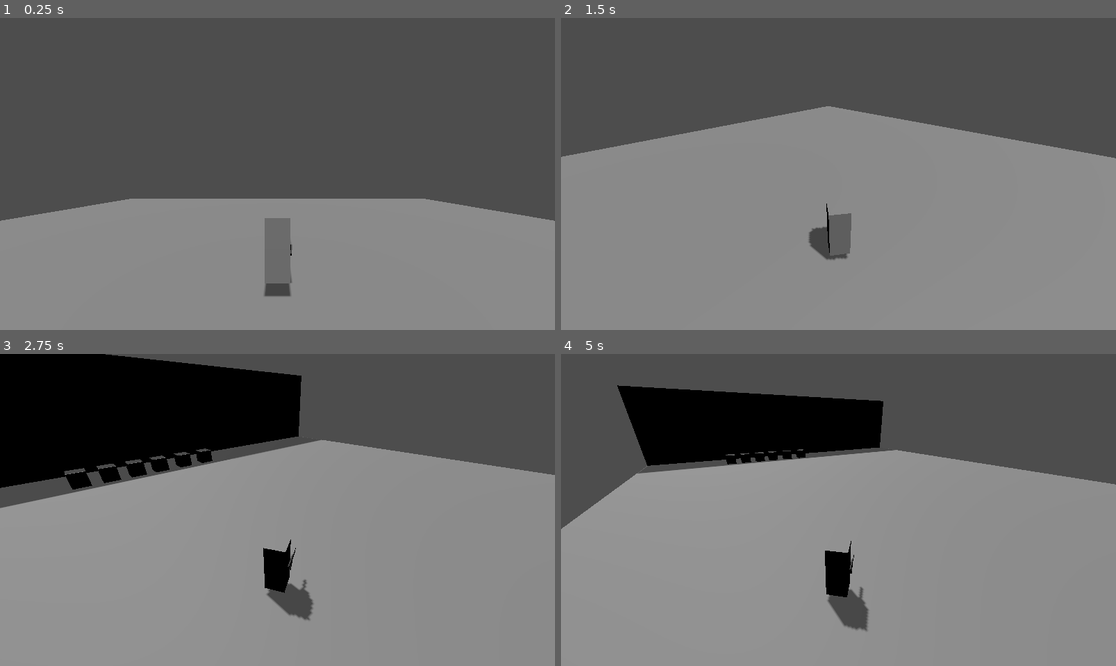
Above: before the commit, frames 1-4 (two rows, left to right).
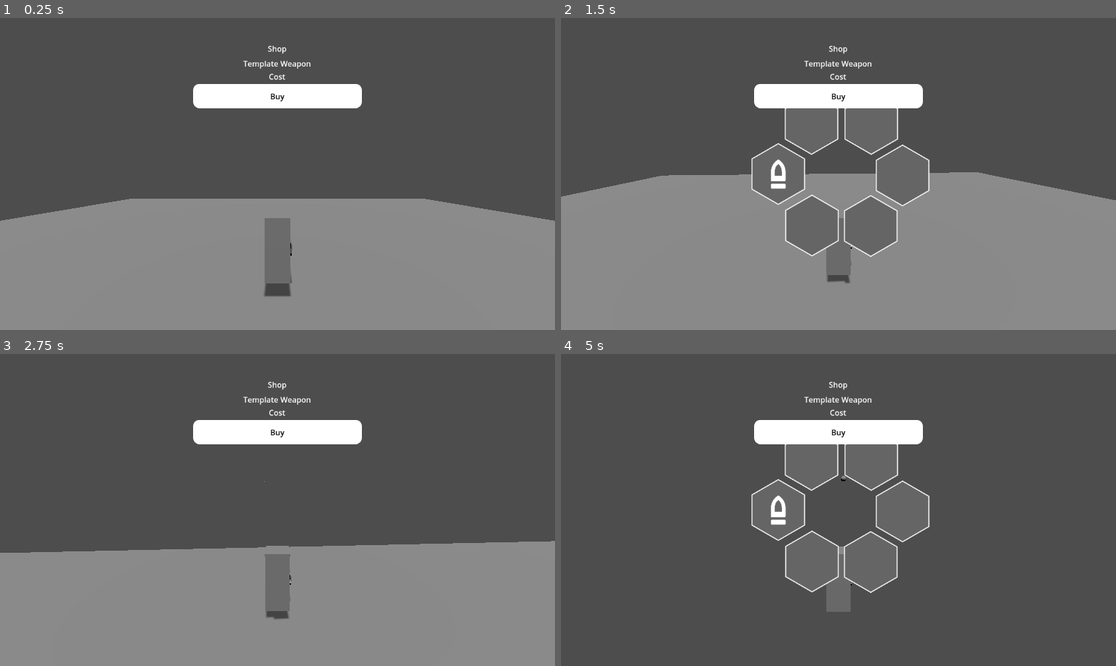
Above: after the commit, the same moments.

Repository: sarisman84/BrackeysGJ2024.2
Game: Godot game, scene res://Level/s_player_test.tscn
Two runs of this game, one before a commit and one after it. Both use one fixed random seed, a clock stepped at 60 frames per second and the inputs below. The project has no main scene, so this scene is started directly.
Inputs (mouse positions are in pixels of both pictures, inside the frame that each line leads up to):
- Up to frame 1 (0.25 s): no input
- Up to frame 2 (1.5 s): click (838, 96) at 0.5 s, where only the run after the commit has a clickable "Buy"; tap Enter at 1.25 s; move the mouse to (866, 174) at 1.27 s; hold W (move_forward) from 1.28 s (still down); tap Q (weapon_select) at 1.35 s
- Up to frame 3 (2.75 s): keep holding W (move_forward); tap Space (jump) at 1.52, 2.27 s; move the mouse to (249, 510) at 2.02 s; click (249, 510) at 2.1 s; tap Q (weapon_select) at 2.3 s
- Up to frame 4 (5 s): keep holding W (move_forward); move the mouse to (849, 503) at 2.77 s; tap Q (weapon_select) at 2.85, 3.6, 4.55 s; move the mouse to (832, 516) at 3.52 s; tap Space (jump) at 3.77, 4.52 s; move the mouse to (877, 513) at 4.27 s; press the mouse at (877, 513) at 4.28 s

The runs differ from the first frame. In frame 1, 2.5% of the frame differs, in the area x 34-66%, y 8-75%; in frame 2, 22%; in frame 3, 46%; in frame 4, 72%, in the area x 0-100%, y 8-100%.
Error before the commit: Parse Error: Invalid cast. Cannot convert from "Node" to "BaseWeapon". (res://Weapons/Scripts/weapon_manager.gd:29)

Commit message:
Added Item Registry (prep for Shop). Did some cleanup to powerups among other things. Started on some quick UI work for the shop.

Diff:
--- /dev/null
+++ b/Global/Scripts/baseresource.gd
@@ -0,0 +1,2 @@
+class_name BaseResource
+extends Resource
--- a/Global/Scripts/item_registry.gd
+++ b/Global/Scripts/item_registry.gd
@@ -1,39 +1,10 @@
-@tool
 extends Node
 
-var item_registry : Array
+@export var item_registry : Array[BaseResource]
 
-func _get_property_list() -> Array[Dictionary]:
-	var prop : Array[Dictionary] = []
-
-	prop.append({
-		"name":"item_registry",
-		"type":TYPE_ARRAY,
-		"usage":PROPERTY_USAGE_DEFAULT,
-		"hint":PROPERTY_HINT_TYPE_STRING,
-		"hint_string":str("%d/%d:" + "BaseWeapon" + "/%d:"+ "BasePowerup") % \
-			[TYPE_OBJECT, PROPERTY_HINT_RESOURCE_TYPE, PROPERTY_HINT_RESOURCE_TYPE]
-	})
-
-	#prop.append({
-		#"name": "Item Registry",
-		#"type":TYPE_NIL,
-		#"usage": PROPERTY_USAGE_GROUP
-	#})
-	#for i in item_count:
-		#prop.append({
-			#"name": "Entry_" + String.num_int64(i),
-			#"type":TYPE_NIL,
-			#"usage": PROPERTY_USAGE_SUBGROUP
-		#})
-		#prop.append({
-			#"name" : "id",
-			#"type" : TYPE_STRING,
-			#"usage" : PROPERTY_USAGE_DEFAULT
-		#})
-		#prop.append({
-			#"name" : "data",
-			#"type" : TYPE_OBJECT,
-			#"usage" : PROPERTY_USAGE_DEFAULT
-		#})
-	return prop
+func get_item(item_name : String) -> Variant:
+	for i in item_registry:
+		print(i.resource_name)
+		if i.resource_path.contains(item_name):
+			return i.duplicate()
+	return null
--- a/Global/g_item_registry.tscn
+++ b/Global/g_item_registry.tscn
@@ -1,7 +1,9 @@
-[gd_scene load_steps=2 format=3 uid="uid://bmd01lp68f7ki"]
+[gd_scene load_steps=4 format=3 uid="uid://bmd01lp68f7ki"]
 
 [ext_resource type="Script" path="res://Global/Scripts/item_registry.gd" id="1_kocur"]
+[ext_resource type="Resource" uid="uid://bt6ssj3ejtk4a" path="res://Weapons/Types/machine_gun.tres" id="2_n51hm"]
+[ext_resource type="Script" path="res://Global/Scripts/baseresource.gd" id="2_xehv7"]
 
 [node name="item_registry" type="Node"]
 script = ExtResource("1_kocur")
-item_registry = Array[Object]([null])
+item_registry = Array[ExtResource("2_xehv7")]([ExtResource("2_n51hm")])
--- a/Player/Scripts/camera_controller.gd
+++ b/Player/Scripts/camera_controller.gd
@@ -18,9 +18,9 @@
 	rotate_y(m_mouse_delta.x)
 	pitch_pivot.rotate_x(m_mouse_delta.y)
 	pitch_pivot.rotation.x = clamp(pitch_pivot.rotation.x, -0.5, 0.5)
-	if weapon_manager.selected_weapon != null:
-		weapon_manager.selected_weapon.rotate_x(m_mouse_delta.y)
-		weapon_manager.selected_weapon.rotation.x = clamp(pitch_pivot.rotation.x, -0.5, 0.5)
+	#if weapon_manager.selected_weapon != null:
+		#weapon_manager.selected_weapon.rotate_x(m_mouse_delta.y)
+		#weapon_manager.selected_weapon.rotation.x = clamp(pitch_pivot.rotation.x, -0.5, 0.5)
 	m_mouse_delta = Vector2.ZERO
 
 func _unhandled_input(event : InputEvent) -> void:
--- a/Player/Scripts/weapon_select.gd
+++ b/Player/Scripts/weapon_select.gd
@@ -34,10 +34,13 @@
 	on_weapon_select_start.emit()
 	visible = true
 
-	for i in range(weapon_manager.m_weapon_inventory.size()):
+	var weapon_inv = weapon_manager.m_weapon_inventory
+	var key_reg = weapon_inv.keys()
+	for i in range(weapon_inv.size()):
 		var b := m_weapon_buttons[i]
-		var weapon := weapon_manager.m_weapon_inventory[i]
+		var weapon : BaseWeapon = weapon_inv[key_reg[i]]
 		var icon_holder = b.get_child(0) as TextureRect
+
 		icon_holder.texture = weapon.icon
 		b.button_down.connect(m_on_weapon_select.bind(weapon_manager, i))
 		m_weapon_labels[i] = weapon.display_name
--- a/Player/p_player.tscn
+++ b/Player/p_player.tscn
@@ -1,16 +1,43 @@
-[gd_scene load_steps=10 format=3 uid="uid://clmojr6n6jc32"]
+[gd_scene load_steps=13 format=3 uid="uid://clmojr6n6jc32"]
 
 [ext_resource type="Script" path="res://Player/Scripts/avatar_controller.gd" id="1_f0er1"]
 [ext_resource type="Script" path="res://Player/Scripts/camera_controller.gd" id="2_4jt2a"]
 [ext_resource type="PackedScene" uid="uid://6klxf7f7gsbv" path="res://Weapons/p_weapon_manager.tscn" id="3_h2gkg"]
-[ext_resource type="PackedScene" uid="uid://bo5hm4bfndpx7" path="res://Weapons/p_machine_gun.tscn" id="4_stvfv"]
 [ext_resource type="PackedScene" uid="uid://3jx3xah31atk" path="res://Interactables/p_health_manager.tscn" id="5_y2spw"]
 [ext_resource type="Script" path="res://Player/Scripts/weapon_select.gd" id="6_ivl8j"]
 [ext_resource type="PackedScene" uid="uid://bqkqv0h1qxo78" path="res://Player/UI/Weapon_Select/ui_weapon_button.tscn" id="7_8oa7h"]
+[ext_resource type="Script" path="res://addons/shape_texture_2d/shape_texture_2d.gd" id="7_wgioa"]
+[ext_resource type="Script" path="res://addons/shape_texture_2d/drawable_rectangle.gd" id="8_r6yrd"]
 
 [sub_resource type="CapsuleShape3D" id="CapsuleShape3D_55xom"]
 
 [sub_resource type="SphereShape3D" id="SphereShape3D_6bpmn"]
+
+[sub_resource type="Resource" id="Resource_r58bi"]
+script = ExtResource("8_r6yrd")
+corner_rounding = 12.5
+
+[sub_resource type="Texture2D" id="Texture2D_wnb1d"]
+resource_local_to_scene = false
+resource_name = ""
+script = ExtResource("7_wgioa")
+size = Vector2i(350, 50)
+shape = SubResource("Resource_r58bi")
+fill_type = 0
+fill_color = Color(1, 1, 1, 1)
+fill_from = Vector2(0, 0)
+fill_to = Vector2(1, 0)
+fill_repeat = "pad"
+stroke_type = 0
+stroke_width = 0.0
+stroke_color = Color(0, 0, 0, 1)
+stroke_from = Vector2(0, 0)
+stroke_to = Vector2(1, 0)
+stroke_repeat = "pad"
+stroke_joint = "round"
+offset = Vector2(0, 0)
+rotation = 0.0
+scale = Vector2(1, 1)
 
 [node name="player" type="CharacterBody3D" groups=["Player"]]
 script = ExtResource("1_f0er1")
@@ -41,14 +68,12 @@
 unique_name_in_owner = true
 transform = Transform3D(1, 0, 0, 0, 1, 0, 0, 0, 1, 0.345628, 0, -0.292966)
 
-[node name="machine_gun" parent="model/weapon_manager" instance=ExtResource("4_stvfv")]
-transform = Transform3D(1, 0, 0, 0, 1, 0, 0, 0, 1, -0.00572276, 0, 0)
-
 [node name="health_manager" parent="." instance=ExtResource("5_y2spw")]
 collision_layer = 4
 collision_mask = 0
 
 [node name="weapon_select" type="CanvasLayer" parent="."]
+visible = false
 script = ExtResource("6_ivl8j")
 
 [node name="weapon_button" parent="weapon_select" instance=ExtResource("7_8oa7h")]
@@ -102,3 +127,56 @@
 fit_content = true
 scroll_active = false
 shortcut_keys_enabled = false
+
+[node name="shop" type="CanvasLayer" parent="."]
+
+[node name="VBoxContainer" type="VBoxContainer" parent="shop"]
+anchors_preset = 15
+anchor_right = 1.0
+anchor_bottom = 1.0
+offset_left = 211.0
+offset_top = 52.0
+offset_right = -211.0
+offset_bottom = -52.0
+grow_horizontal = 2
+grow_vertical = 2
+
+[node name="shop_title" type="Label" parent="shop/VBoxContainer"]
+layout_mode = 2
+text = "Shop"
+horizontal_alignment = 1
+
+[node name="icon" type="TextureRect" parent="shop/VBoxContainer"]
+layout_mode = 2
+
+[node name="title" type="Label" parent="shop/VBoxContainer"]
+layout_mode = 2
+text = "Template Weapon"
+horizontal_alignment = 1
+
+[node name="cost" type="Label" parent="shop/VBoxContainer"]
+layout_mode = 2
+text = "Cost"
+horizontal_alignment = 1
+
+[node name="Buy" type="TextureButton" parent="shop/VBoxContainer"]
+layout_mode = 2
+texture_normal = SubResource("Texture2D_wnb1d")
+stretch_mode = 5
+
+[node name="Label" type="Label" parent="shop/VBoxContainer/Buy"]
+layout_mode = 1
+anchors_preset = 8
+anchor_left = 0.5
+anchor_top = 0.5
+anchor_right = 0.5
+anchor_bottom = 0.5
+offset_left = -20.0
+offset_top = -11.5
+offset_right = 20.0
+offset_bottom = 11.5
+grow_horizontal = 2
+grow_vertical = 2
+theme_override_colors/font_color = Color(0, 0, 0, 1)
+text = "Buy"
+horizontal_alignment = 1
--- a/Powerups/Scripts/powerup.gd
+++ b/Powerups/Scripts/powerup.gd
@@ -1,5 +1,5 @@
-extends Resource
-class_name Powerup
+extends BaseResource
+class_name BasePowerup
 
 @export var name : String
 @export var model : Mesh
--- a/Powerups/Scripts/powerup_template.gd
+++ b/Powerups/Scripts/powerup_template.gd
@@ -1,6 +1,6 @@
 extends RigidBody3D
 
-@export var powerup_name : Powerup
+@export var powerup_name : BasePowerup
 
 signal powerup_obtained(name)
 
--- a/Weapons/p_machine_gun.tscn
+++ b/Weapons/Models/p_machine_gun.tscn
@@ -1,14 +1,6 @@
-[gd_scene load_steps=4 format=3 uid="uid://bo5hm4bfndpx7"]
-
-[ext_resource type="Script" path="res://Weapons/Scripts/machine_gun.gd" id="1_lsh8r"]
-[ext_resource type="PackedScene" uid="uid://cbkeumql2bbb0" path="res://Weapons/Bullets/p_default_bullet.tscn" id="2_qgu1u"]
-[ext_resource type="Texture2D" uid="uid://0k37q6nr1aoi" path="res://Weapons/Icons/rifle.png" id="3_35mq8"]
+[gd_scene format=3 uid="uid://bo5hm4bfndpx7"]
 
 [node name="machine_gun" type="Node3D"]
-script = ExtResource("1_lsh8r")
-bullet_instance = ExtResource("2_qgu1u")
-icon = ExtResource("3_35mq8")
-display_name = "Rifle"
 
 [node name="model" type="CSGCombiner3D" parent="."]
 transform = Transform3D(1, 0, 0, 0, 1, 0, 0, 0, 1, 0, -0.0259553, 0)
--- a/Weapons/Scripts/base_weapon.gd
+++ b/Weapons/Scripts/base_weapon.gd
@@ -1,11 +1,16 @@
-extends Resource
+extends BaseResource
 class_name BaseWeapon
 
+@export_group("Functional")
 @export var fire_rate : float = 0.5
 @export var clip_size : int = 10
+@export_group("Visual")
 @export_file("*.tscn") var model : String
 @export var icon : Texture2D
 @export var display_name : String
+@export_group("Costs")
+@export var weapon_cost : int = 10000
+@export var ammo_cost : int = 500
 
 var m_current_clip_size : int
 var m_barrel : Node3D
@@ -30,8 +35,23 @@
 	m_current_clip_size = max(m_current_clip_size, clip_size)
 	return true
 
+func instantiate_model(model_path : String) -> Node3D:
+	var scene : PackedScene = ResourceLoader.load(model_path)
+	var ins = scene.instantiate()
+	return ins
 
+func instantiate_weapon_model(anchor : Node3D) -> Node3D:
+	var m = instantiate_model(model)
+	anchor.add_child(m)
+	for child in m.get_children():
+		if child.name.to_lower().contains("barrel"):
+			m_barrel = child
+			break
+	return m
+
+func get_barrel() -> Node3D:
+	return m_barrel
 
 # Virtual function
-func fire() -> void:
+func fire(owner : Node3D) -> void:
 	pass
--- a/Weapons/Scripts/machine_gun.gd
+++ b/Weapons/Scripts/machine_gun.gd
@@ -1,13 +1,15 @@
+class_name MachineGun
 extends BaseWeapon
 
 @export var damage : float = 1.0
-@export var bullet_instance : PackedScene
+@export_file("*.tscn") var bullet_instance : String
 
-func fire() -> void:
+func fire(owner : Node3D) -> void:
 	assert(bullet_instance)
-	var ins = bullet_instance.instantiate() as Node3D
-	get_tree().root.add_child(ins)
-	ins.global_position = barrel_node.global_position
-	ins.look_at(ins.transform.origin + barrel_node.global_basis.z, Vector3.UP)
+	var ins = instantiate_model(bullet_instance)
+	owner.get_tree().root.add_child(ins)
+
+	ins.global_position = get_barrel().global_position
+	ins.look_at(ins.transform.origin + get_barrel().global_basis.z, Vector3.UP)
 	ins.init()
 	pass
--- a/Weapons/Scripts/weapon_manager.gd
+++ b/Weapons/Scripts/weapon_manager.gd
@@ -2,53 +2,55 @@
 extends Node3D
 
 var m_internal_clock : float
-
-var m_weapon_inventory : Array[BaseWeapon]
-
-var selected_weapon : BaseWeapon :
-	get():
-		if m_weapon_inventory.is_empty():
-			return null
-		return m_weapon_inventory[selected_weapon_index]
+var m_weapon_inventory : Dictionary
+var m_internal_weapon_models : Dictionary
 
 var fire_input : bool
-var selected_weapon_index : int :
+var selected_weapon : String :
 	set(value):
-		m_weapon_inventory[selected_weapon_index].visible = false
-		selected_weapon_index = value
+		m_set_all_weapon_visibility(false)
+		selected_weapon = value
 		m_internal_clock = 0
-		m_weapon_inventory[selected_weapon_index].visible = true
+		m_internal_weapon_models[value].visible = true
+
 
 func refill_ammo_for(weapon_type : String, refill_amount : int) -> bool:
-	for w in m_weapon_inventory:
-		if w.name.to_lower() == weapon_type.to_lower():
-			return w.refill_ammo(refill_amount)
-	return false
+	return m_weapon_inventory[weapon_type].refill_ammo(refill_amount)
 
-func add_weapon(new_weapon: PackedScene) -> void:
-	var weapon = new_weapon.instantiate() as BaseWeapon
+func add_weapon(new_weapon: String) -> void:
+	var weapon = ItemRegistry.get_item(new_weapon) as BaseWeapon
 	assert(weapon)
-	add_child(weapon)
+	weapon.refill_ammo(weapon.clip_size)
+	m_internal_weapon_models[new_weapon] = weapon.instantiate_weapon_model(self)
+	m_weapon_inventory[new_weapon] = weapon
+	selected_weapon = new_weapon
 
-	var last_indx = m_weapon_inventory.size() - 1
-	m_weapon_inventory.append(weapon)
-	selected_weapon_index = last_indx
+
+func m_set_all_weapon_visibility(new_visibility : bool) -> void:
+	for model in m_internal_weapon_models:
+		m_internal_weapon_models[model].visible = new_visibility
+
+#func add_weapon(new_weapon: PackedScene) -> void:
+	#var weapon = new_weapon.instantiate() as BaseWeapon
+	#assert(weapon)
+	#add_child(weapon)
+#
+	#var last_indx = m_weapon_inventory.size() - 1
+	#m_weapon_inventory.append(weapon)
+	#selected_weapon_index = last_indx
 
 
 func _ready() -> void:
-	for child in get_children():
-		if child is BaseWeapon:
-			m_weapon_inventory.append(child)
-			child.visible = false
-	selected_weapon_index = 0
+	add_weapon("machine_gun")
+	pass
 
 func _process(_delta : float) -> void:
 	m_internal_clock -= _delta
 	m_internal_clock = max(m_internal_clock, 0)
 	assert(not m_weapon_inventory.is_empty())
-	var weapon = m_weapon_inventory[selected_weapon_index]
+	var weapon = m_weapon_inventory[selected_weapon]
 
 	if m_internal_clock == 0 and fire_input and weapon.has_ammo():
-		weapon.fire()
+		weapon.fire(self)
 		weapon.use_ammo()
 		m_internal_clock = weapon.fire_rate
--- /dev/null
+++ b/Weapons/Types/machine_gun.tres
@@ -0,0 +1,16 @@
+[gd_resource type="Resource" script_class="MachineGun" load_steps=3 format=3 uid="uid://bt6ssj3ejtk4a"]
+
+[ext_resource type="Script" path="res://Weapons/Scripts/machine_gun.gd" id="1_6226j"]
+[ext_resource type="Texture2D" uid="uid://s22fwhjfhy6" path="res://Weapons/Icons/rifle (1).png" id="1_kk0g8"]
+
+[resource]
+script = ExtResource("1_6226j")
+damage = 1.0
+bullet_instance = "res://Weapons/Bullets/p_default_bullet.tscn"
+fire_rate = 0.5
+clip_size = 10
+model = "res://Weapons/Models/p_machine_gun.tscn"
+icon = ExtResource("1_kk0g8")
+display_name = "Machine Gun"
+weapon_cost = 10000
+ammo_cost = 500
--- a/project.godot
+++ b/project.godot
@@ -17,6 +17,7 @@
 [autoload]
 
 Global="*res://Global/global.gd"
+ItemRegistry="*res://Global/g_item_registry.tscn"
 
 [global_group]
 
